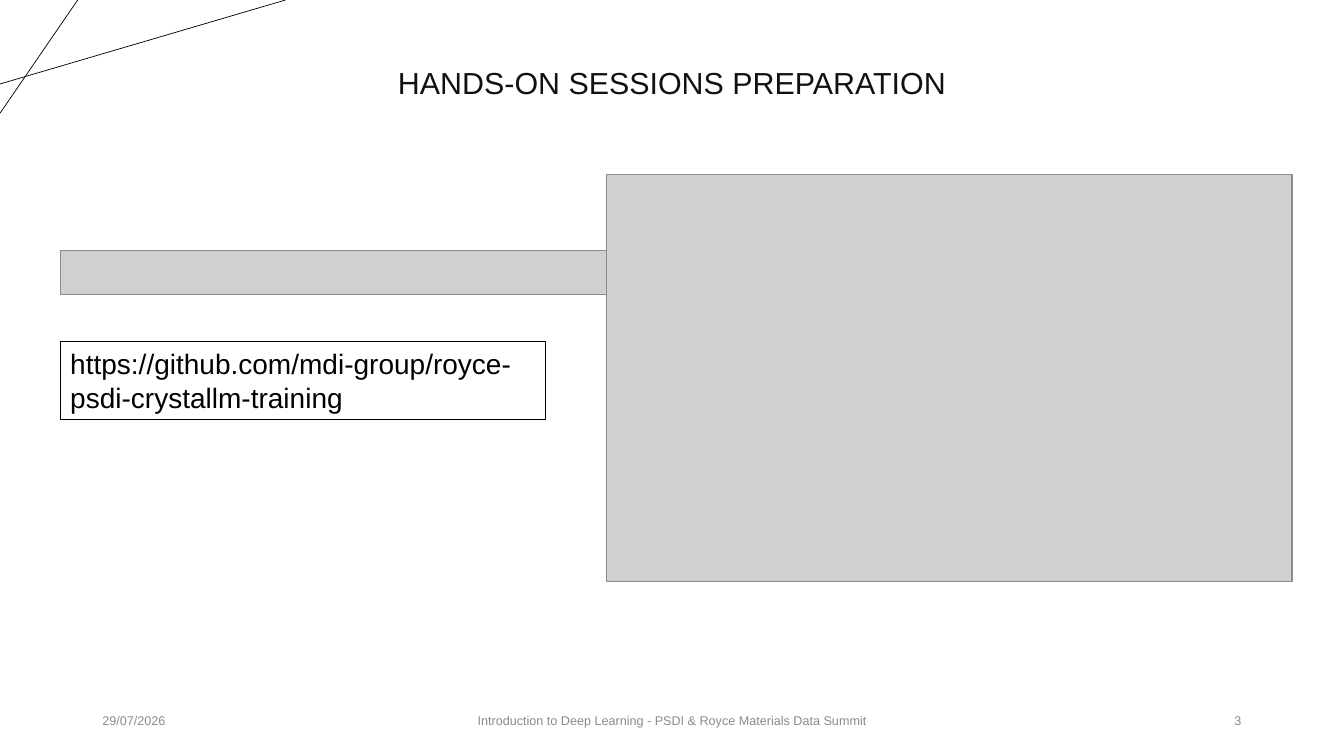
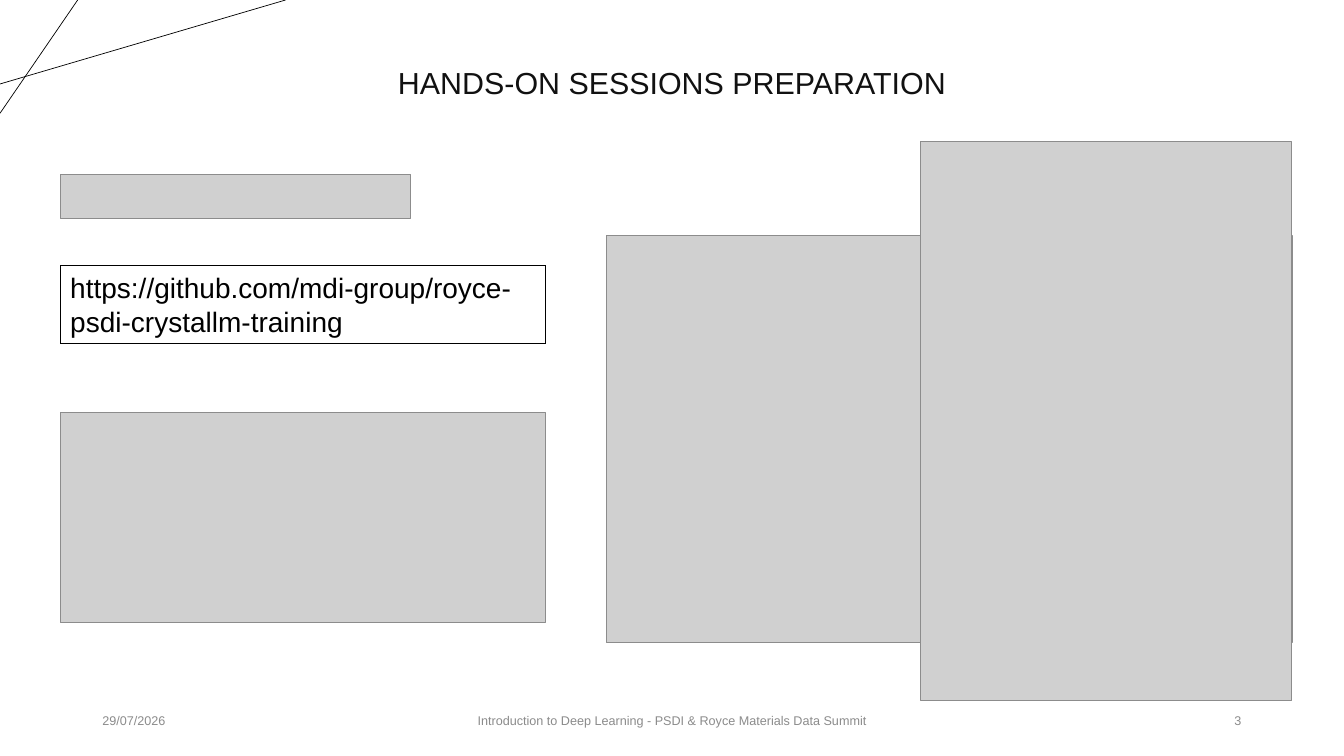
Before and after one commit to mdi-group/royce-psdi-crystallm-training, a slide deck: slide 3 of slides/intro_to_deep_learning.pptx. Drawn at 1344x756 pixels with LibreOffice and Linux fonts; fonts in the diff are those of the drawing; grey boxes stand for pictures. Boxes give left, top, right and bottom in pixels: in the first picture for what was removed or moved away, otherwise in the second. Text is boxed around its words. In the diff, an @@ line names an element or a change of style, - is before the commit and + after.

```diff
--- a/slides/intro_to_deep_learning.pptx
+++ b/slides/intro_to_deep_learning.pptx
@@ picture added at (x1=922, y1=142, x2=1293, y2=701) @@
@@ picture resized from (x1=60, y1=251, x2=988, y2=295) to (x1=60, y1=174, x2=411, y2=219) @@
@@ picture moved from (x1=607, y1=174, x2=1293, y2=582) to (x1=607, y1=235, x2=1293, y2=642) @@
@@ rectangle "https://github.com/mdi-group/royce-psdi-crystallm-training" moved from (x1=60, y1=342, x2=545, y2=419) to (x1=60, y1=265, x2=545, y2=343) @@
@@ picture added at (x1=60, y1=412, x2=545, y2=623) @@
```
Also in this commit, not shown: 28 other slides changed.
